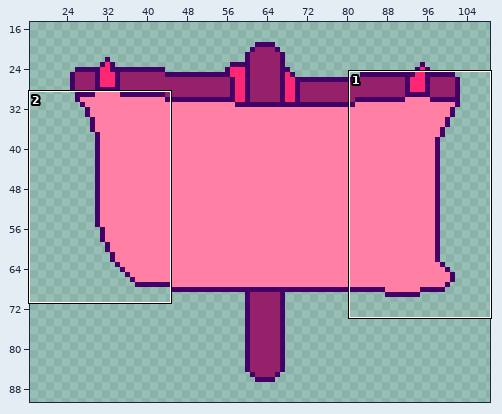
Two states of a sprite sheet, cascadia/Assets/Art/Sail/SailV6.png. Above: a wide view before the commit, with the close-up outlined.
Close-up. Before:
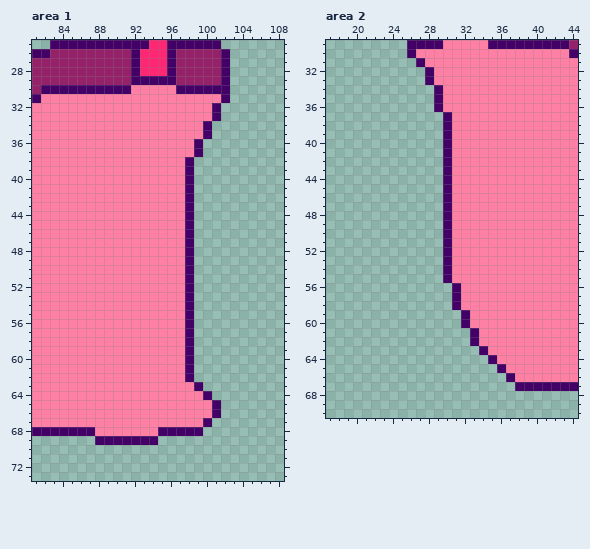
The file is 128x128 pixels. Shown: area 1: x 81..108, y 25..73; area 2: x 17..44, y 29..70. The wide view leaves out empty margins.
And afterwards:
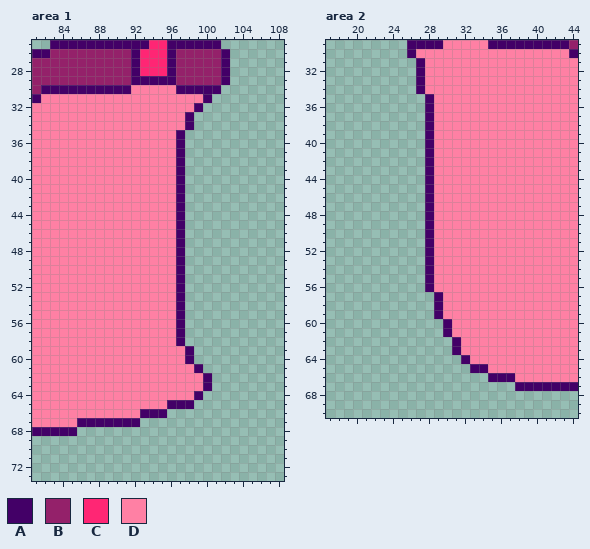
Palette (. is transparent): A #430067  B #94216a  C #ff2674  D #ff80a4
Change:
Area 1:
y 30: x 102 A -> .
y 31: x 100..102 DDA -> A..
y 32: x 99..101 DDA -> A..
y 33: x 98..101 DDDA -> A...
y 34: x 98..100 DDA -> A..
y 35: x 97..100 DDDA -> A...
y 36..37: x 97..99 DDA -> A..
y 38..58: x 97..98 DA -> A.
y 61: x 98..99 A. -> DA
y 62: x 98..100 A.. -> DDA
y 63: x 99..100 A. -> DA
y 64: x 99..100 DA -> A.
y 65: x 96..101 DDDDDA -> AAA...
y 66: x 93..101 DDDDDDDDA -> AAA......
y 67: x 86..100 DDDDDDDDDDDDDDA -> AAAAAAA........
y 68: x 86..99 AADDDDDDDAAAAA -> ..............
y 69: x 88..94 AAAAAAA -> .......
Area 2:
y 32..33: x 27..28 .A -> AD
y 34: x 27..29 ..A -> ADD
y 35..36: x 28..29 .A -> AD
y 37..55: x 28..30 ..A -> ADD
y 56: x 28..31 ...A -> ADDD
y 57..58: x 29..31 ..A -> ADD
y 59: x 29..32 ...A -> ADDD
y 60: x 30..32 ..A -> ADD
y 61: x 30..33 ...A -> ADDD
y 62: x 31..33 ..A -> ADD
y 63: x 31..34 ...A -> ADDD
y 64: x 32..35 ...A -> ADDD
y 65: x 33..36 ...A -> AADD
y 66: x 35..36 .. -> AA
Boxes around the changes in both close-ups, in picture pixels (x1, y1, x2, y2):
changed: (77, 85, 230, 445)
changed: (416, 67, 506, 382)
